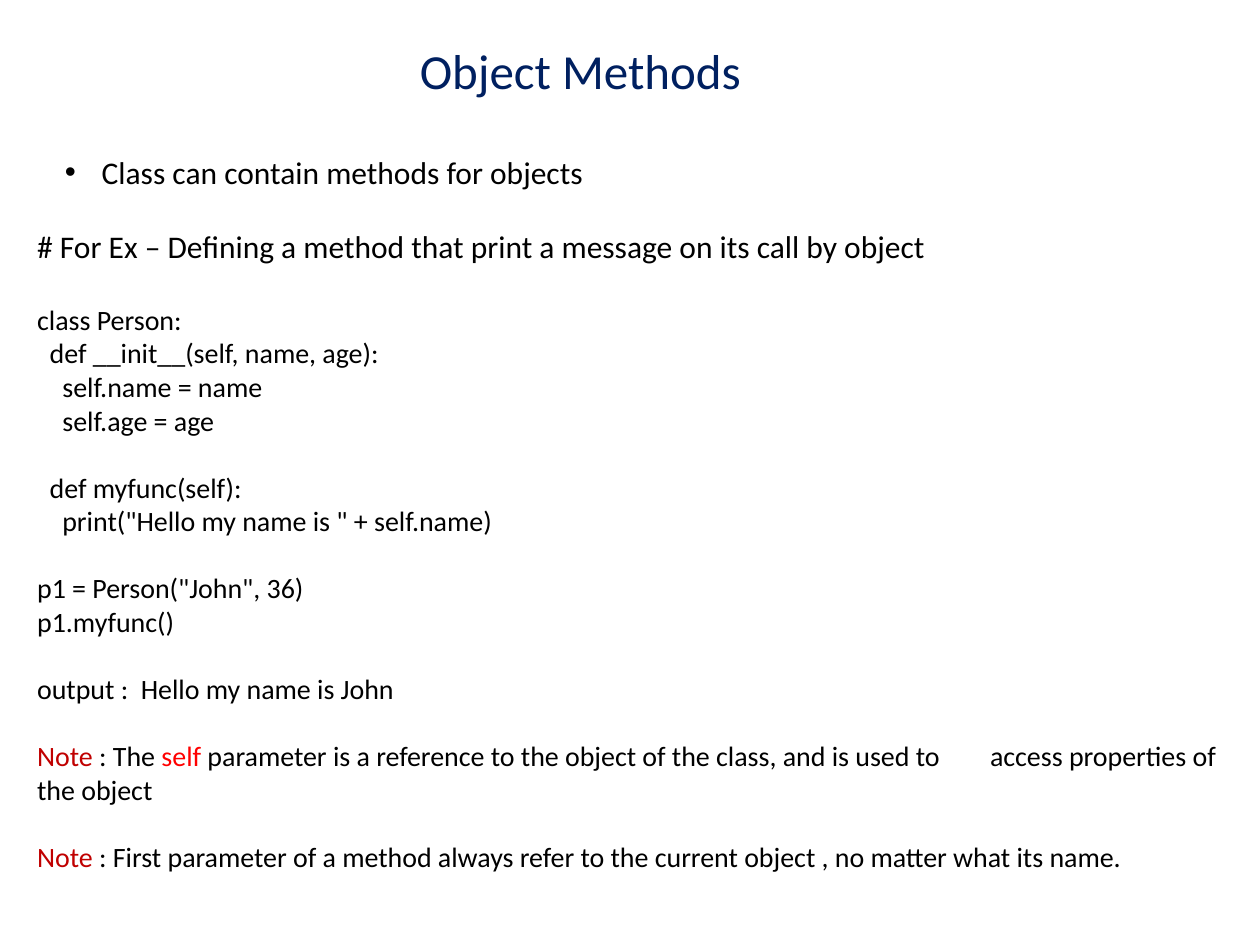
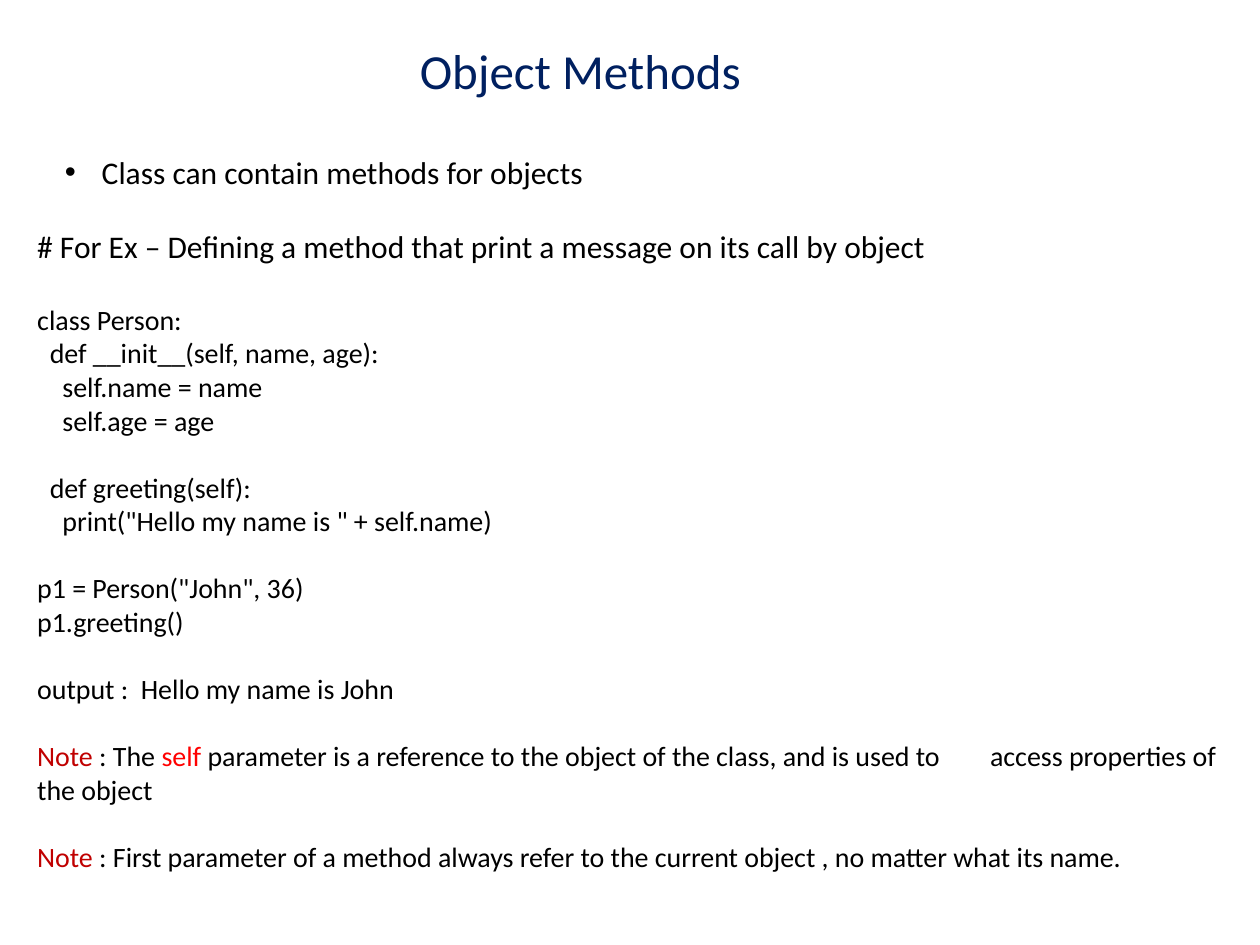
Before and after one commit to ashishjain1547/public_lessons_in_python, a slide deck: slide 5 of Ch 19 - Classes and Objects/Python Classes and Objects.pptx. Drawn at 1260x945 pixels with LibreOffice and Linux fonts; fonts in the diff are those of the drawing. Boxes give left, top, right and bottom in pixels: in the first picture for what was removed or moved away, otherwise in the second. Text is boxed around its words. In the diff, an @@ line names an element or a change of style, - is before the commit and + after.

```diff
--- a/Ch 19 - Classes and Objects/Python Classes and Objects.pptx
+++ b/Ch 19 - Classes and Objects/Python Classes and Objects.pptx
@@ text at (x1=37, y1=477, x2=492, y2=637): text changed @@
-def myfunc(self):
-print("Hello my name is " + self.name)
-p1 = Person("John", 36)
-p1.myfunc()
+def greeting(self):
+print("Hello my name is " + self.name)
+p1 = Person("John", 36)
+p1.greeting()
```
Also in this commit, not shown: 1 other slide changed, 45 other files.
